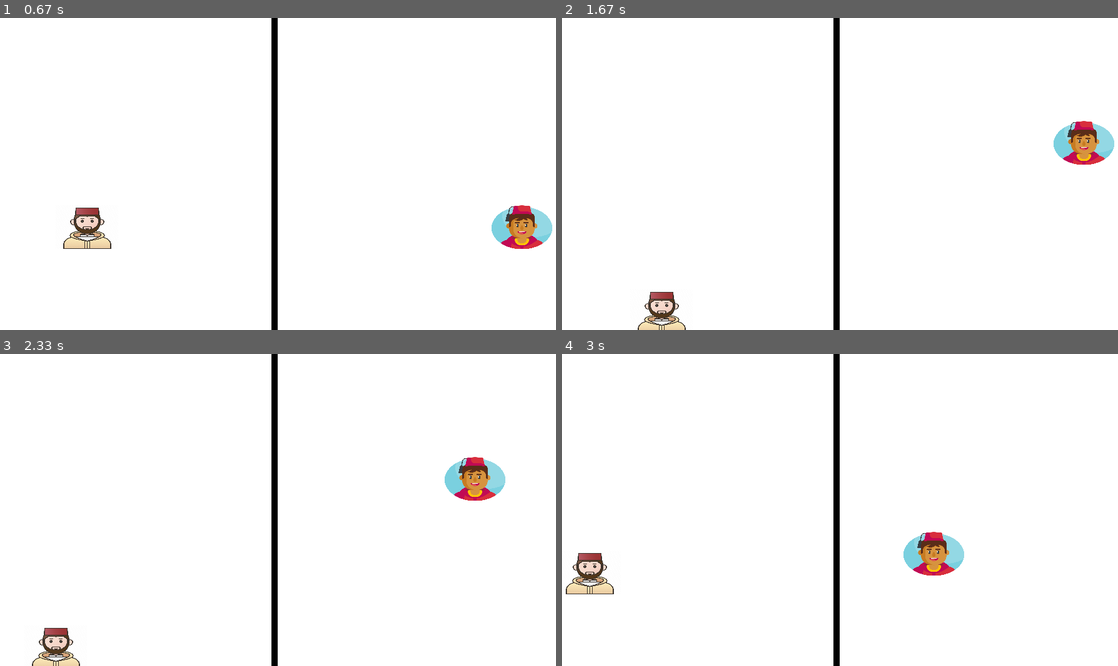
Above: before the commit, frames 1-4 (two rows, left to right).
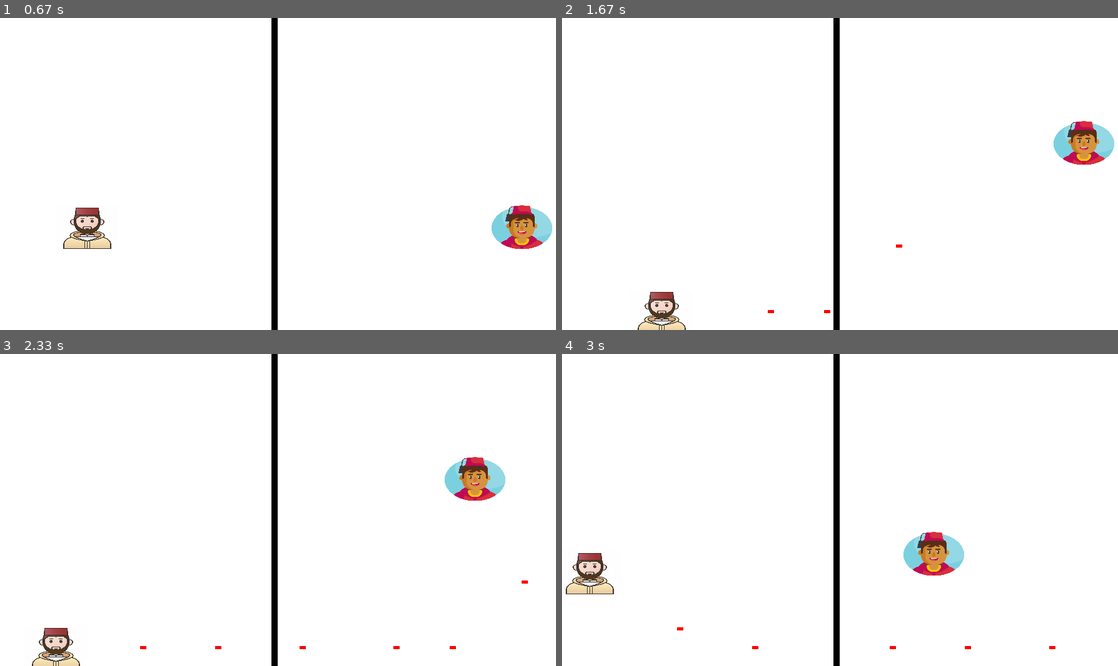
Above: after the commit, the same moments.

Repository: omarelalami/python-basics-project
Game: pygame game, started from Pygame/main.py
Same seed, same stepped clock (60 frames per second), same inputs: the game is played once before the commit and once after it.
Inputs:
- Up to frame 1 (0.67 s): hold Ctrl from 0.33 s (still down); hold Right from 0.33 s (still down)
- Up to frame 2 (1.67 s): release Ctrl at 0.8 s; release Right at 0.8 s; hold Right 0.83-1.3 s; hold D 0.83-1.3 s; tap Right Ctrl at 0.9, 1.2, 1.4 s; tap B at 0.98 s; hold Up 1.33-1.63 s
- Up to frame 3 (2.33 s): hold Right 1.67-2.13 s; hold D 1.67-2.13 s; tap Right Ctrl at 1.73, 2.03, 2.23 s; hold Left from 2.17 s (still down); hold A from 2.17 s (still down); tap B at 2.32 s
- Up to frame 4 (3 s): tap Right Ctrl at 2.53, 2.8 s; release Left at 2.7 s; release A at 2.7 s; hold Down from 2.73 s (still down); hold S from 2.73 s (still down)

Frame 1 is identical in both runs. In frame 2, less than 0.1% of the frame differs, in the area x 37-62%, y 72-95%; in frame 3, less than 0.1%, in the area x 25-95%, y 72-95%; in frame 4, less than 0.1%.

Commit message:
Modification bullets

Diff:
--- a/Pygame/main.py
+++ b/Pygame/main.py
@@ -4,27 +4,38 @@
 WIN=pygame.display.set_mode((WIDTH,HEIGHT))
 WHITE=(255,255,255)
 BLACK=(0,0,0)
+YELLOW=(255,255,0)
+RED=(255,0,0)
 pygame.display.set_caption("Moroccan Simle Game")
-BORDER=pygame.Rect(WIDTH/2 - 5,0,10,HEIGHT)
+BORDER=pygame.Rect(WIDTH // 2 - 5,0,10,HEIGHT)
 SPACESHIP_WIDTH,SPACESHIP_HEIGHT=100,70
 FPS=90
-BULLET_VEL = 7
-MAX_BULLETS = 3
+BULLET_VEL = 5
+MAX_BULLETS = 200
 YELLOW_HIT = pygame.USEREVENT + 1
-RED_HIT = pygame.USEREVENT + 1
+RED_HIT = pygame.USEREVENT + 2
 YELLOW_SPACESHIP_IMAGE=pygame.image.load('moro.png')
 RED_SPACESHIP_IMAGE=pygame.image.load('moroo.png')
 YELLOW_SPACESHIP=pygame.transform.scale(YELLOW_SPACESHIP_IMAGE,(SPACESHIP_WIDTH,SPACESHIP_HEIGHT))
 RED_SPACESHIP=pygame.transform.scale(RED_SPACESHIP_IMAGE,(SPACESHIP_WIDTH,SPACESHIP_HEIGHT))
 
 
-def draw_window(red,yellow):
+def draw_window(red,yellow,red_bullets,yellow_bullets):
 
     WIN.fill(WHITE)
     pygame.draw.rect(WIN,BLACK,BORDER)
 
     WIN.blit(YELLOW_SPACESHIP,(yellow.x,yellow.y))
     WIN.blit(RED_SPACESHIP,(red.x,red.y))
+
+    for bullet in red_bullets:
+        pygame.draw.rect(WIN, RED, bullet)
+
+    for bullet in yellow_bullets:
+
+        pygame.draw.rect(WIN,YELLOW, bullet)
+
+
     pygame.display.update()
 
 def yellow_handle_movement(keys_pressed,yellow):
@@ -48,11 +59,11 @@
     if keys_pressed[pygame.K_d] and red.y - 5 < HEIGHT - 70 :
         red.y+=5
 
-def handle_bullets(yellow_bullets,red_bullets,yellow,red):
+def handle_bullets(red_bullets,yellow_bullets,red,yellow):
     for bullet in yellow_bullets:
         bullet.x += BULLET_VEL
         if yellow.colliderect(bullet):
-            pygame.event.post(pygame.event.Event(RED_HIT))
+            pygame.event.post(pygame.event.Event(YELLOW_HIT))
             yellow_bullets.remove(bullet)
 
     for bullet in red_bullets:
@@ -81,10 +92,10 @@
                 run=False
             if event.type == pygame.KEYDOWN:
                 if event.key == pygame.K_LCTRL and len(yellow_bullets) < MAX_BULLETS:
-                    bullet=pygame.Rect(yellow.x + yellow.width, yellow.y + yellow.height / 2 - 2, 10, 5)
+                    bullet=pygame.Rect(yellow.x + yellow.width ,yellow.y + yellow.height // 2 - 2, 10, 5)
                     yellow_bullets.append(bullet)
                 if event.key == pygame.K_RCTRL and len(red_bullets) < MAX_BULLETS:
-                    bullet=pygame.Rect(red.x + red.width, red.y + red.height / 2 - 2, 10, 5)
+                    bullet=pygame.Rect(red.x + red.width , red.y + red.height // 2 - 2, 10, 5)
                     red_bullets.append(bullet)
 
 
@@ -95,8 +106,9 @@
         yellow_handle_movement(keys_pressed,yellow)
         red_handle_movement(keys_pressed,red)
 
+        handle_bullets(red_bullets, yellow_bullets , red, yellow)
 
-        draw_window(red,yellow)
+        draw_window(red,yellow,red_bullets,yellow_bullets)
 
     pygame.quit()
 
